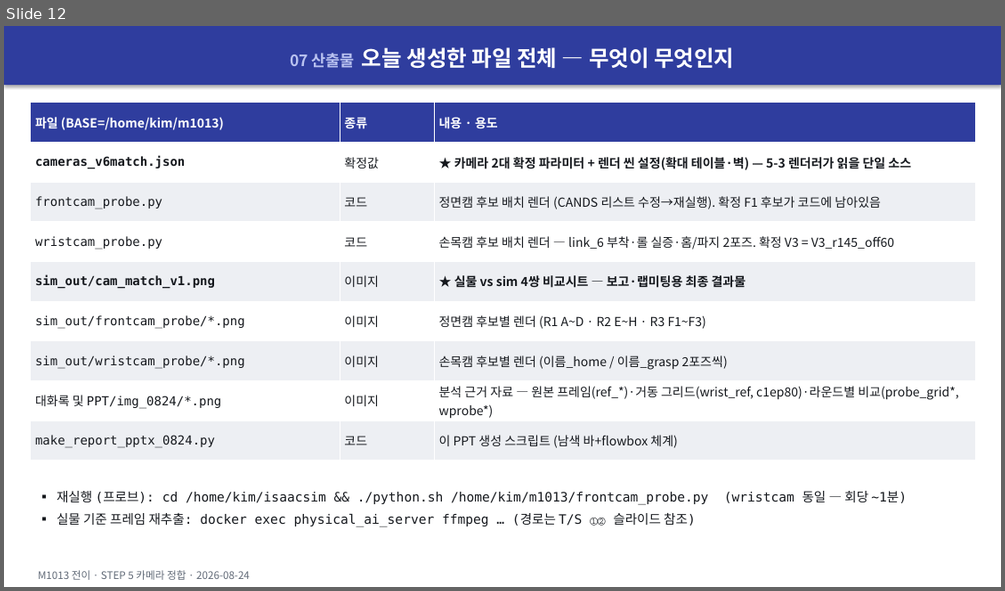
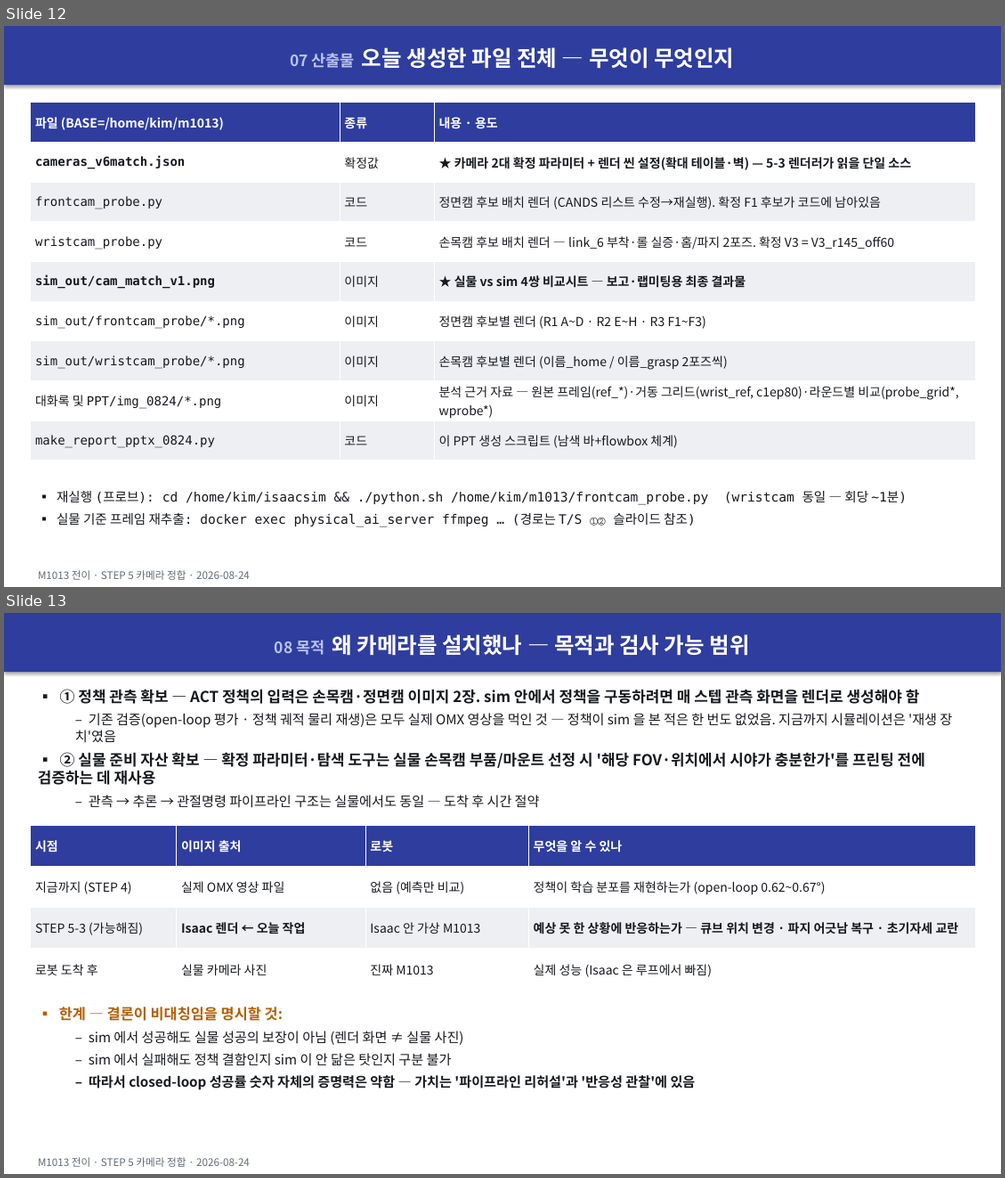
Before and after one commit to dlcodnjs817/m1013, a slide deck: 대화록 및 PPT/M1013_카메라정합_20260824.pptx. Shown one above the other, each under a label of ours: slide 12 before the commit, slides 12 and 13 after it. The pictures are 1005x591 and 1005x1178 pixels, drawn with LibreOffice and Linux fonts; fonts in the diff are those of the drawing. Boxes give left, top, right and bottom in pixels: in the first picture for what was removed or moved away, otherwise in the second. Text is boxed around its words. In the diff, an @@ line names an element or a change of style, - is before the commit and + after.

```diff
--- a/대화록 및 PPT/M1013_카메라정합_20260824.pptx
+++ b/대화록 및 PPT/M1013_카메라정합_20260824.pptx
@@ slide 13 added at (x1=4, y1=613, x2=1001, y2=1174), background #FFFFFF @@
@@ rectangle added at (x1=4, y1=613, x2=1001, y2=672), fill #2F3D9E, 21 pt, text #FFFFFF, bold @@
+08 목적 왜 카메라를 설치했나 — 목적과 검사 가능 범위
@@ text added at (x1=38, y1=689, x2=952, y2=808), 14.5 pt, text #15181D, bold @@
+▪ ① 정책 관측 확보 — ACT 정책의 입력은 손목캠·정면캠 이미지 2장. sim 안에서 정책을 구동하려면 매 스텝 관측 화면을 렌더로 생성해야 함
+  – 기존 검증(open-loop 평가 · 정책 궤적 물리 재생)은 모두 실제 OMX 영상을 먹인 것 — 정책이 sim 을 본 적은 한 번도 없었음. 지금까지 시뮬레이션은 '재생 장치'였음
+▪ ② 실물 준비 자산 확보 — 확정 파라미터·탐색 도구는 실물 손목캠 부품/마운트 선정 시 '해당 FOV·위치에서 시야가 충분한가'를 프린팅 전에 검증하는 데 재사용
+  – 관측 → 추론 → 관절명령 파이프라인 구조는 실물에서도 동일 — 도착 후 시간 절약
@@ table added at (x1=30, y1=825, x2=975, y2=989), 4 rows, 4 columns @@
+시점 | 이미지 출처 | 로봇 | 무엇을 알 수 있나
+지금까지 (STEP 4) | 실제 OMX 영상 파일 | 없음 (예측만 비교) | 정책이 학습 분포를 재현하는가 (open-loop 0.62~0.67°)
+STEP 5-3 (가능해짐) | Isaac 렌더 ← 오늘 작업 | Isaac 안 가상 M1013 | 예상 못 한 상황에 반응하는가 — 큐브 위치 변경 · 파지 어긋남 복구 · 초기자세 교란
+로봇 도착 후 | 실물 카메라 사진 | 진짜 M1013 | 실제 성능 (Isaac 은 루프에서 빠짐)
@@ text added at (x1=59, y1=1006, x2=696, y2=1090), 13 pt, text #15181D, bold @@
+▪ 한계 — 결론이 비대칭임을 명시할 것:
+  – sim 에서 성공해도 실물 성공의 보장이 아님 (렌더 화면 ≠ 실물 사진)
+  – sim 에서 실패해도 정책 결함인지 sim 이 안 닮은 탓인지 구분 불가
+  – 따라서 closed-loop 성공률 숫자 자체의 증명력은 약함 — 가치는 '파이프라인 리허설'과 '반응성 관찰'에 있음
@@ text added at (x1=38, y1=1157, x2=250, y2=1167), 10 pt, text #626B78 @@
+M1013 전이 · STEP 5 카메라 정합 · 2026-08-24
```
Also in this commit, not shown: 4 slides changed, 3 other slides added, 1 slide removed, 2 other files.
